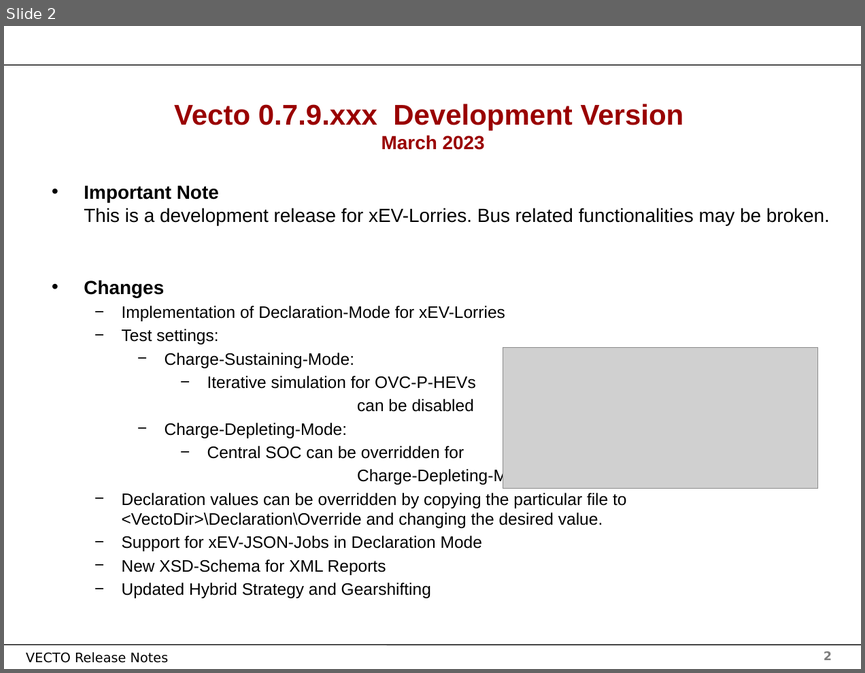
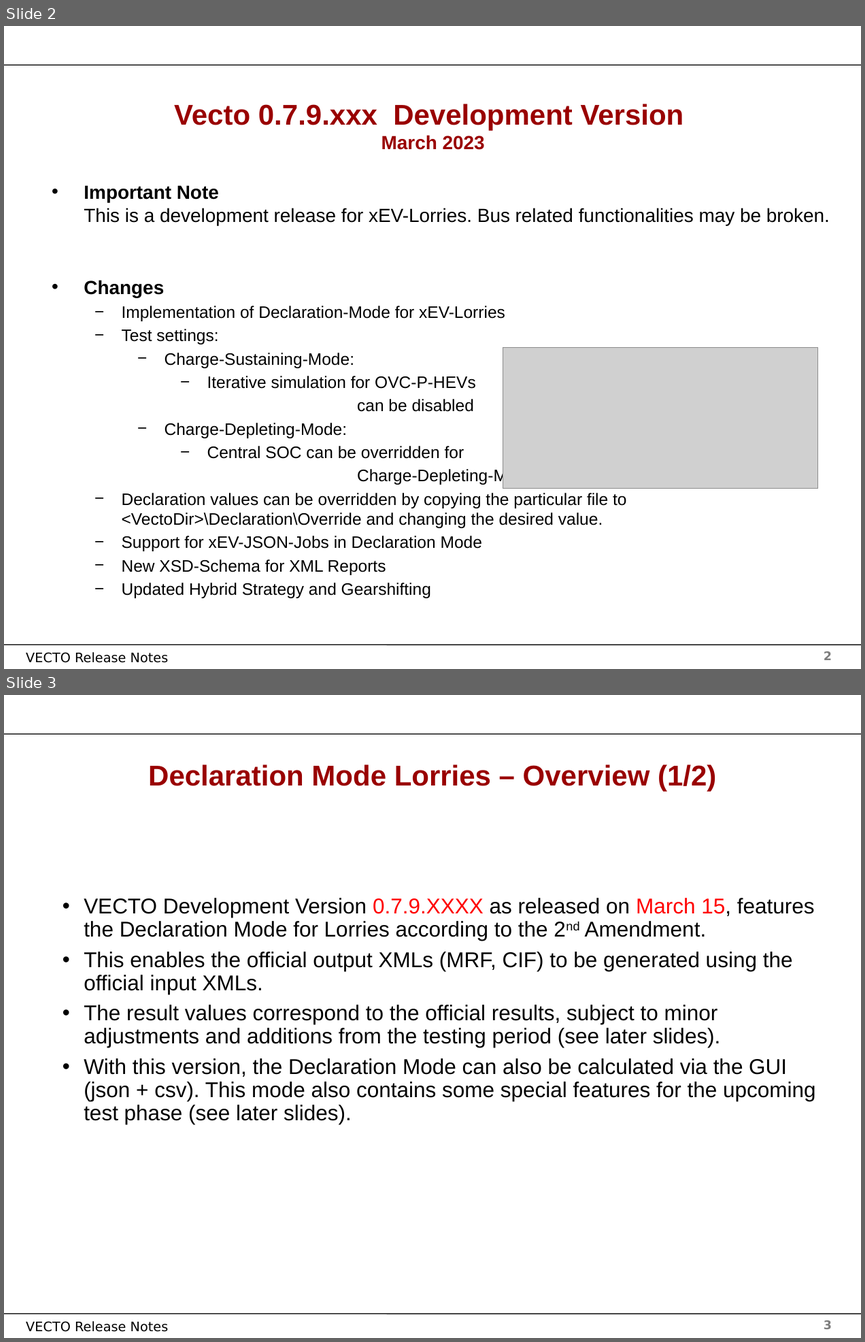
Before and after one commit to tanawadeatharva/BharatVECTO, a slide deck: Documentation/User Manual Source/Release Notes Vecto3.x.pptx. Shown one above the other, each under a label of ours: slide 2 before the commit, slides 2 and 3 after it. The pictures are 865x673 and 865x1342 pixels, drawn with LibreOffice and Linux fonts; fonts in the diff are those of the drawing; grey boxes stand for pictures; background and template pictures are left out. Boxes give left, top, right and bottom in pixels: in the first picture for what was removed or moved away, otherwise in the second. Text is boxed around its words. In the diff, an @@ line names an element or a change of style, - is before the commit and + after.

```diff
--- a/Documentation/User Manual Source/Release Notes Vecto3.x.pptx
+++ b/Documentation/User Manual Source/Release Notes Vecto3.x.pptx
@@ slide 3 added at [4,695,861,1338], background #FFFFFF; not listed: 4 template elements that a slide beside it also shows @@
@@ title added at [148,764,716,791], 24 pt, text #990000, bold @@
+Declaration Mode Lorries – Overview (1/2)
@@ text added at [84,898,816,1124], 18 pt, text #000000 @@
+• VECTO Development Version 0.7.9.XXXX as released on March 15, features the Declaration Mode for Lorries according to the 2nd Amendment.
+• This enables the official output XMLs (MRF, CIF) to be generated using the official input XMLs.
+• The result values correspond to the official results, subject to minor adjustments and additions from the testing period (see later slides).
+• With this version, the Declaration Mode can also be calculated via the GUI (json + csv). This mode also contains some special features for the upcoming test phase (see later slides).
```
Also in this commit, not shown: 29 other slides added.
